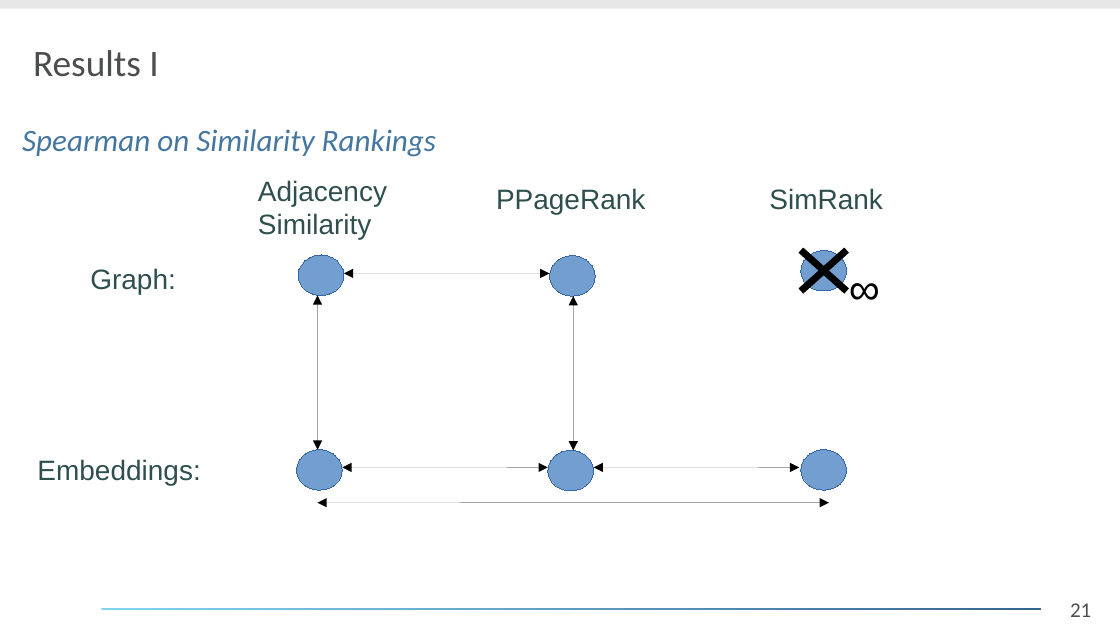
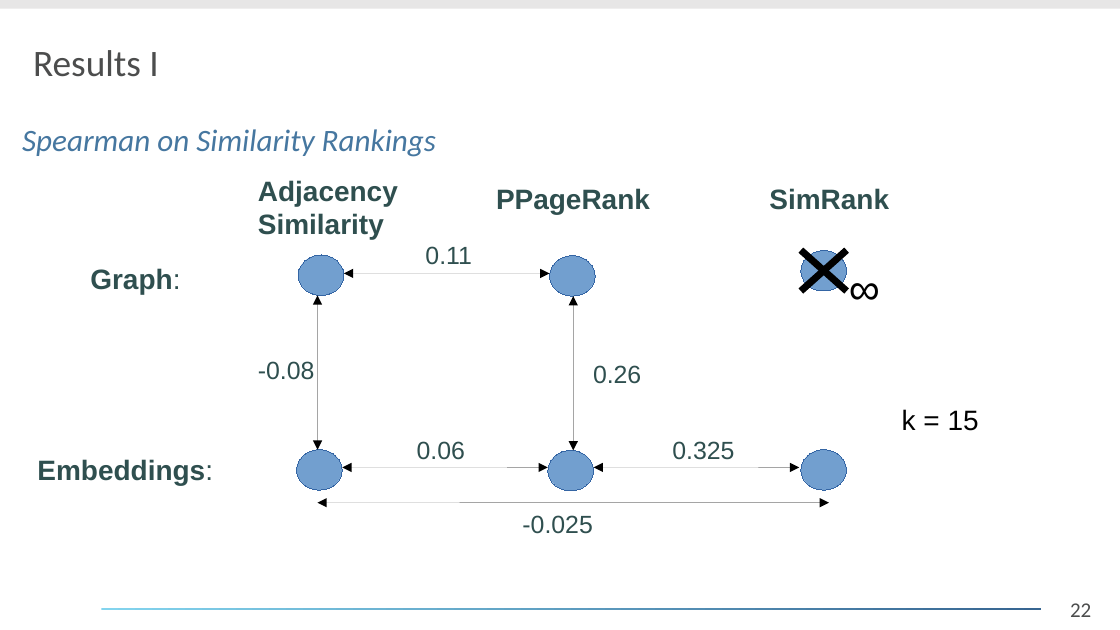
Before and after one commit to daelmo/DB2GraphGenerator, a slide deck: slide 22 of presentation/Analyse_eines_Forschungsthemas.odp (slide 21 before the commit). Drawn at 1120x630 pixels with LibreOffice and Linux fonts; fonts in the diff are those of the drawing; background and template pictures are left out. Boxes give left, top, right and bottom in pixels: in the first picture for what was removed or moved away, otherwise in the second. Text is boxed around its words. In the diff, an @@ line names an element or a change of style, - is before the commit and + after.

Commit message:
introduce simRank on embeddings

```diff
--- a/presentation/Analyse_eines_Forschungsthemas.odp
+++ b/presentation/Analyse_eines_Forschungsthemas.odp
@@ bold on in 4 elements at [37, 459, 213, 485], [258, 180, 398, 239], [496, 188, 650, 214], [769, 188, 889, 210] @@
@@ text "Graph:" at [90, 268, 180, 294]: bold on in "Graph:" @@
@@ text added at [425, 246, 471, 265], 16 pt, text #2F4F4F @@
+0.11
@@ text added at [258, 361, 315, 380], 16 pt, text #2F4F4F @@
+-0.08
@@ text added at [593, 365, 641, 384], 16 pt, text #2F4F4F @@
+0.26
@@ text added at [902, 409, 979, 431], 18 pt, text #000000 @@
+k = 15
@@ text added at [417, 441, 465, 460], 16 pt, text #2F4F4F @@
+0.06
@@ text added at [672, 441, 734, 460], 16 pt, text #2F4F4F @@
+0.325
@@ text added at [522, 515, 592, 534], 16 pt, text #2F4F4F @@
+-0.025
@@ page number at [1070, 603, 1091, 617]: text changed @@
-21
+22
```
Also in this commit, not shown: 5 other slides changed, 1 slide added, 8 other files.
